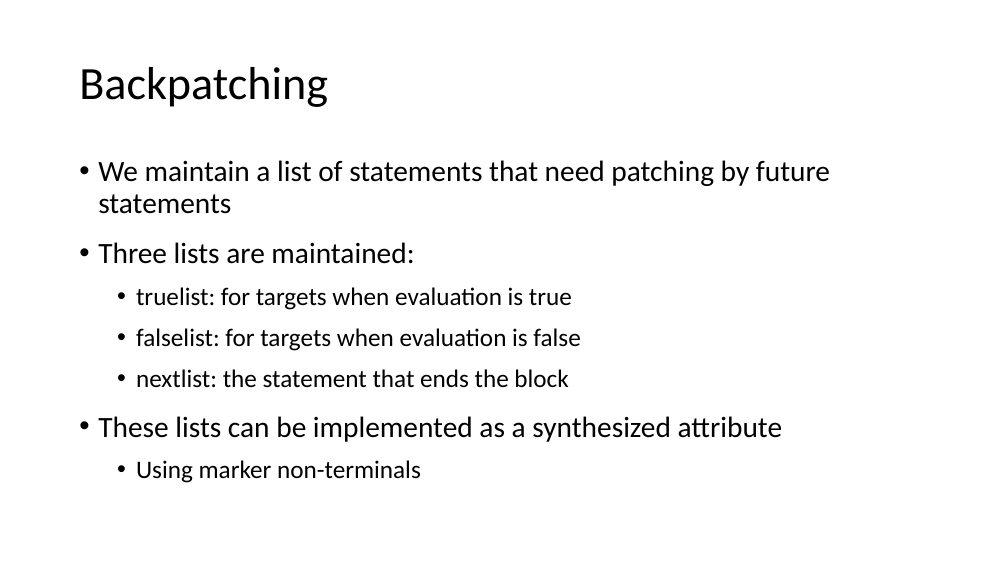
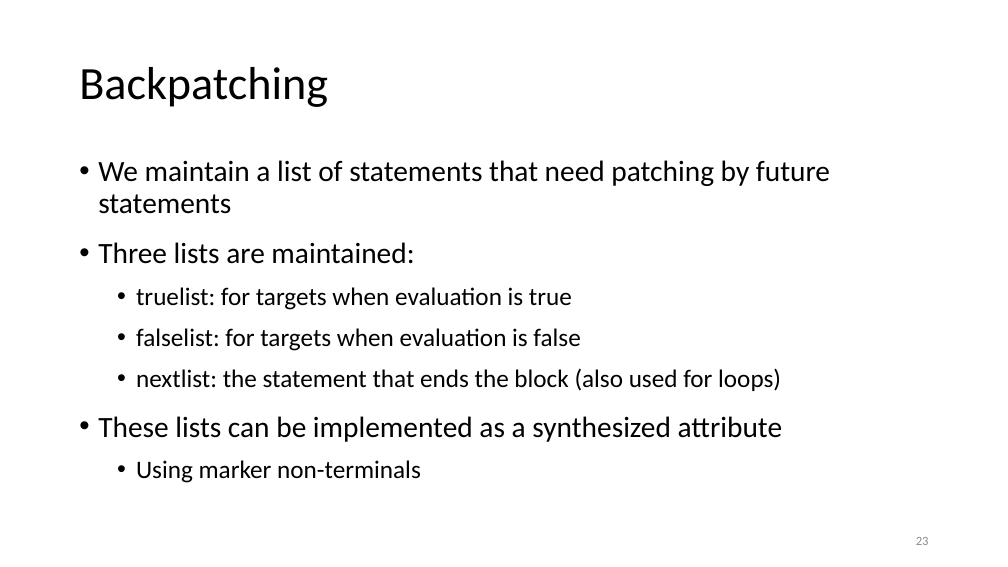
Before and after one commit to anoopsarkar/compilers-class, a slide deck: slide 23 of assets/ppt/codegen/ir.pptx (slide 15 before the commit). Drawn at 1008x567 pixels with LibreOffice and Linux fonts; fonts in the diff are those of the drawing. Boxes give left, top, right and bottom in pixels: in the first picture for what was removed or moved away, otherwise in the second. Text is boxed around its words. In the diff, an @@ line names an element or a change of style, - is before the commit and + after.

```diff
--- a/assets/ppt/codegen/ir.pptx
+++ b/assets/ppt/codegen/ir.pptx
@@ text at [136,368,781,391]: text changed @@
-  • nextlist: the statement that ends the block
+  • nextlist: the statement that ends the block (also used for loops)
@@ page number added at [916,537,929,545], 9 pt, text #8C8C8C @@
+23
```
Also in this commit, not shown: 34 other slides changed, 7 slides added, 3 slides removed, 1 other file.
